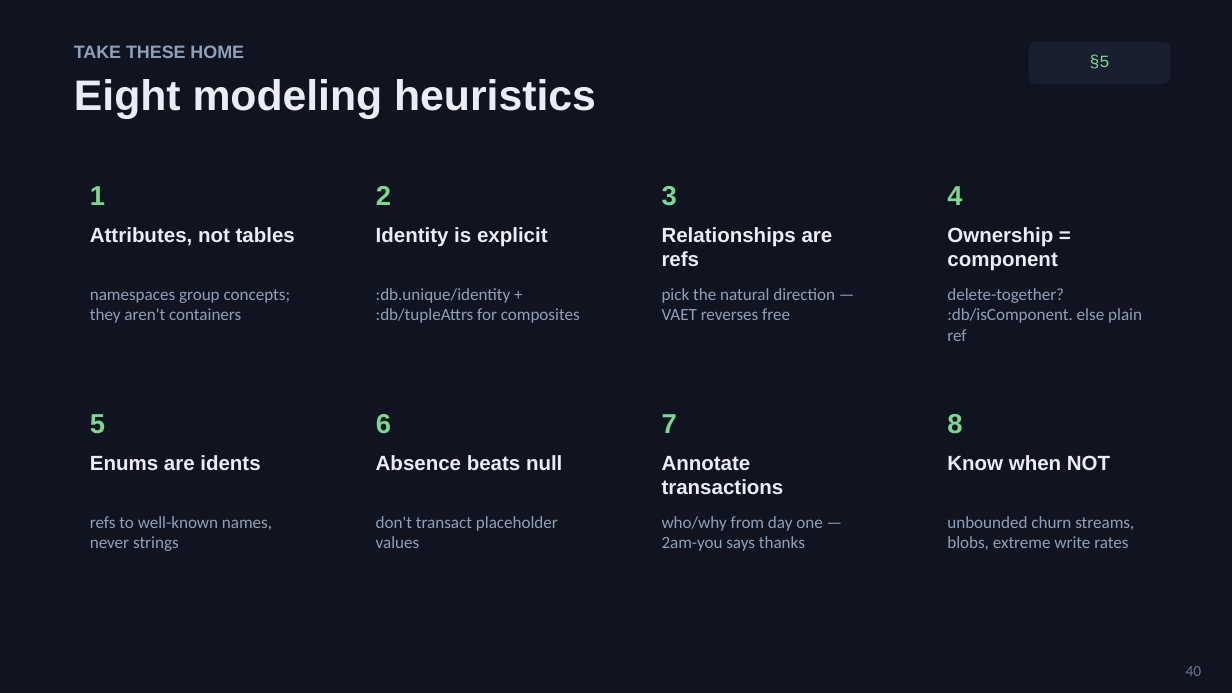
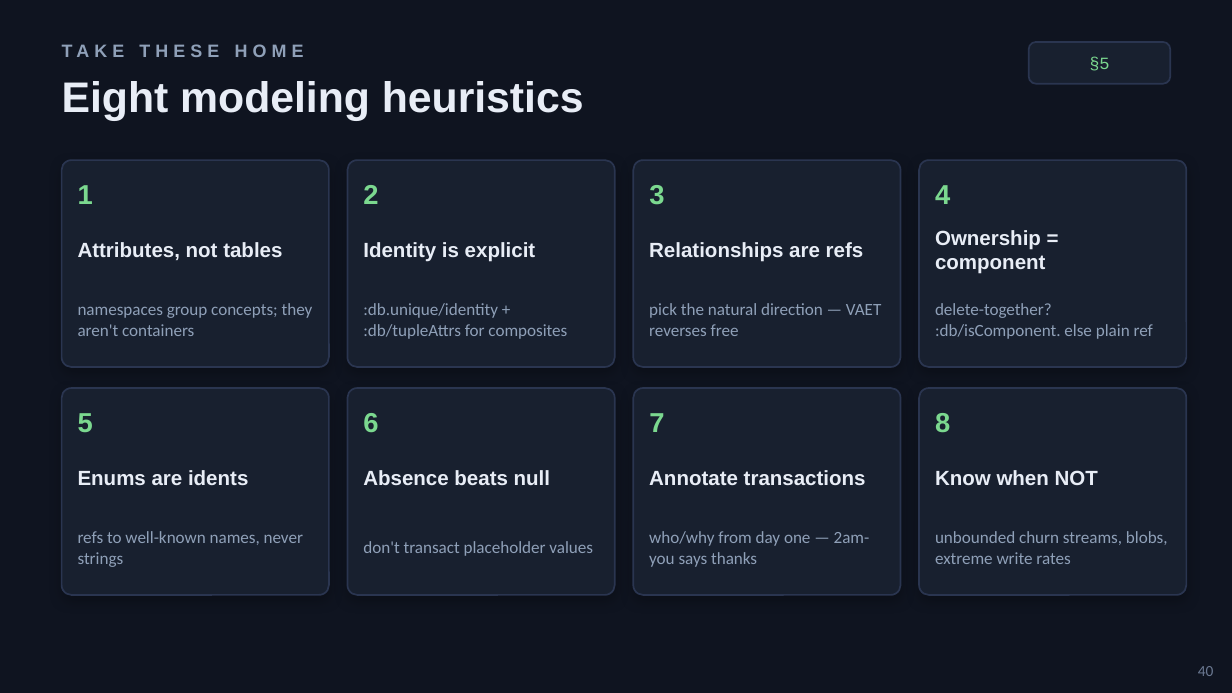
Before and after one commit to 4coders-com-br/datomic-model, a slide deck: slide 40 of domain-modeling-with-datoms.pptx. Drawn at 1232x693 pixels with LibreOffice and Linux fonts; fonts in the diff are those of the drawing. Boxes give left, top, right and bottom in pixels: in the first picture for what was removed or moved away, otherwise in the second. Text is boxed around its words. In the diff, an @@ line names an element or a change of style, - is before the commit and + after.

```diff
--- a/domain-modeling-with-datoms.pptx
+++ b/domain-modeling-with-datoms.pptx
@@ text "TAKE THESE HOME" at <box>62,34,973,67</box>: letter spacing 0 to 3 pt; vertical alignment top to middle @@
@@ rounded rectangle "§5" at <box>1029,42,1170,84</box>: vertical alignment top to middle; outline none to #2A3550 1 pt; proportions changed @@
@@ rounded rectangle added at <box>62,160,329,367</box>, fill #18202F, outline #2A3550 1 pt @@
@@ rounded rectangle added at <box>347,160,615,367</box>, fill #18202F, outline #2A3550 1 pt @@
@@ rounded rectangle added at <box>633,160,901,367</box>, fill #18202F, outline #2A3550 1 pt @@
@@ rounded rectangle added at <box>919,160,1186,367</box>, fill #18202F, outline #2A3550 1 pt @@
@@ rounded rectangle added at <box>62,388,329,595</box>, fill #18202F, outline #2A3550 1 pt @@
@@ rounded rectangle added at <box>347,388,615,595</box>, fill #18202F, outline #2A3550 1 pt @@
@@ rounded rectangle added at <box>633,388,901,595</box>, fill #18202F, outline #2A3550 1 pt @@
@@ rounded rectangle added at <box>919,388,1186,595</box>, fill #18202F, outline #2A3550 1 pt @@
@@ vertical alignment top to middle in 26 elements at <box>1198,666,1214,676</box>, <box>62,81,584,121</box>, <box>78,185,93,204</box>, <box>78,242,282,260</box>, <box>78,303,313,336</box>, <box>363,185,378,204</box>, <box>363,242,536,262</box>, <box>363,303,567,339</box>, <box>649,185,664,205</box>, <box>649,242,864,262</box>, <box>649,303,881,336</box>, <box>935,185,950,204</box>, <box>935,230,1045,274</box>, <box>935,303,1153,339</box>, <box>78,413,93,433</box>, <box>78,470,248,485</box>, <box>78,531,303,567</box>, <box>363,413,378,433</box>, <box>363,470,550,485</box>, <box>363,541,593,556</box>, <box>649,413,664,432</box>, <box>649,470,866,485</box>, <box>649,531,870,567</box>, <box>935,413,950,432</box>, <box>935,470,1098,485</box>, <box>935,531,1168,564</box> @@
```
Also in this commit, not shown: 54 other slides changed.
